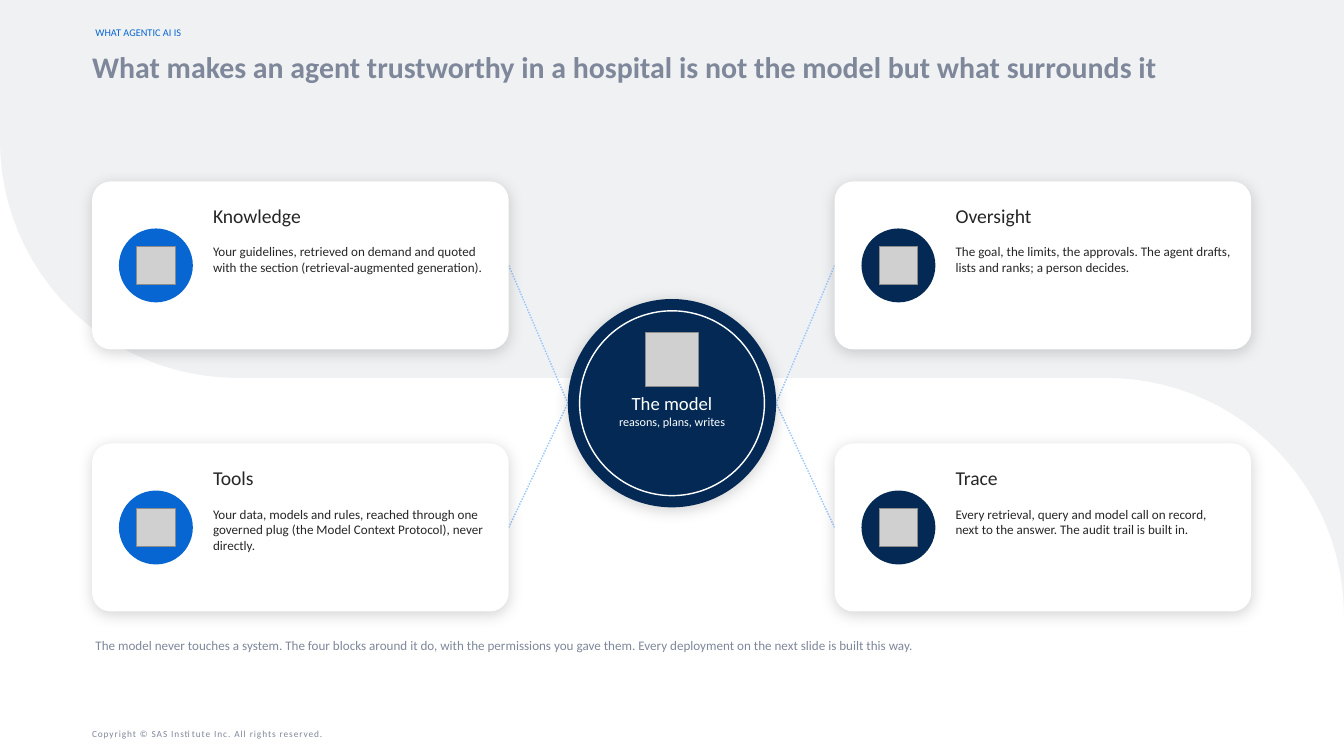
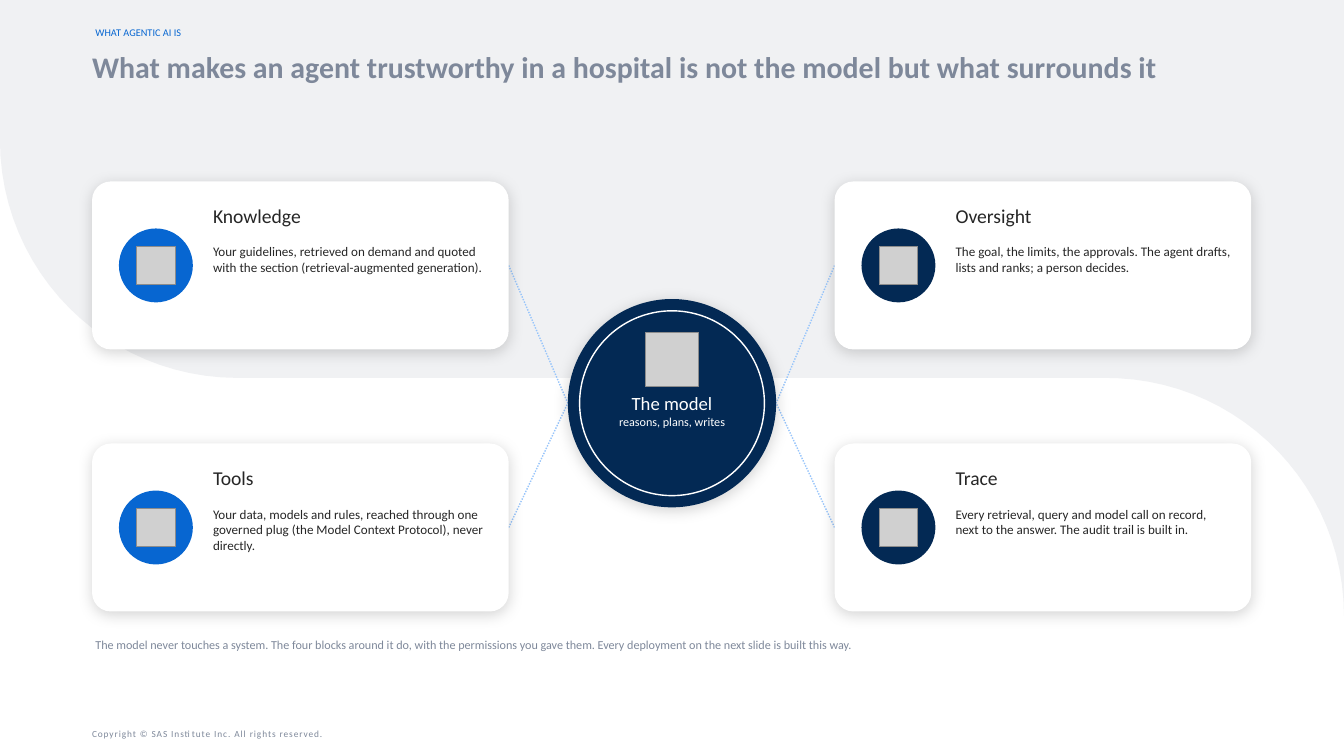
Before and after one commit to raedaldweik/Agentic-Bootcamp, a slide deck: slide 5 of Hackathon/Live_Demo_RWE_in_Action_with_Agentic_AI/RWE_in_Action_with_Agentic_AI.pptx. Drawn at 1344x756 pixels with LibreOffice and Linux fonts; fonts in the diff are those of the drawing; grey boxes stand for pictures. Boxes give left, top, right and bottom in pixels: in the first picture for what was removed or moved away, otherwise in the second. Text is boxed around its words. In the diff, an @@ line names an element or a change of style, - is before the commit and + after.

```diff
--- a/Hackathon/Live_Demo_RWE_in_Action_with_Agentic_AI/RWE_in_Action_with_Agentic_AI.pptx
+++ b/Hackathon/Live_Demo_RWE_in_Action_with_Agentic_AI/RWE_in_Action_with_Agentic_AI.pptx
@@ text "The model never touches a ..." at [95,640,852,651]: size 14 to 13 pt @@
```
Also in this commit, not shown: 17 other slides changed, 1 slide added, 1 slide removed, 30 other files.
